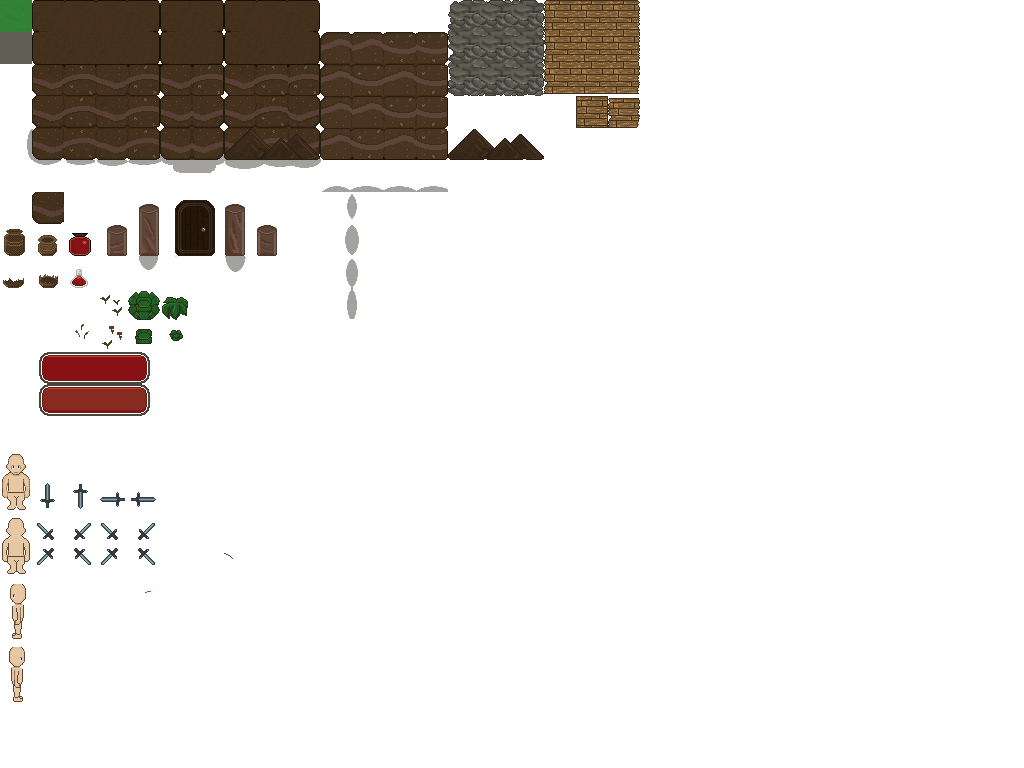
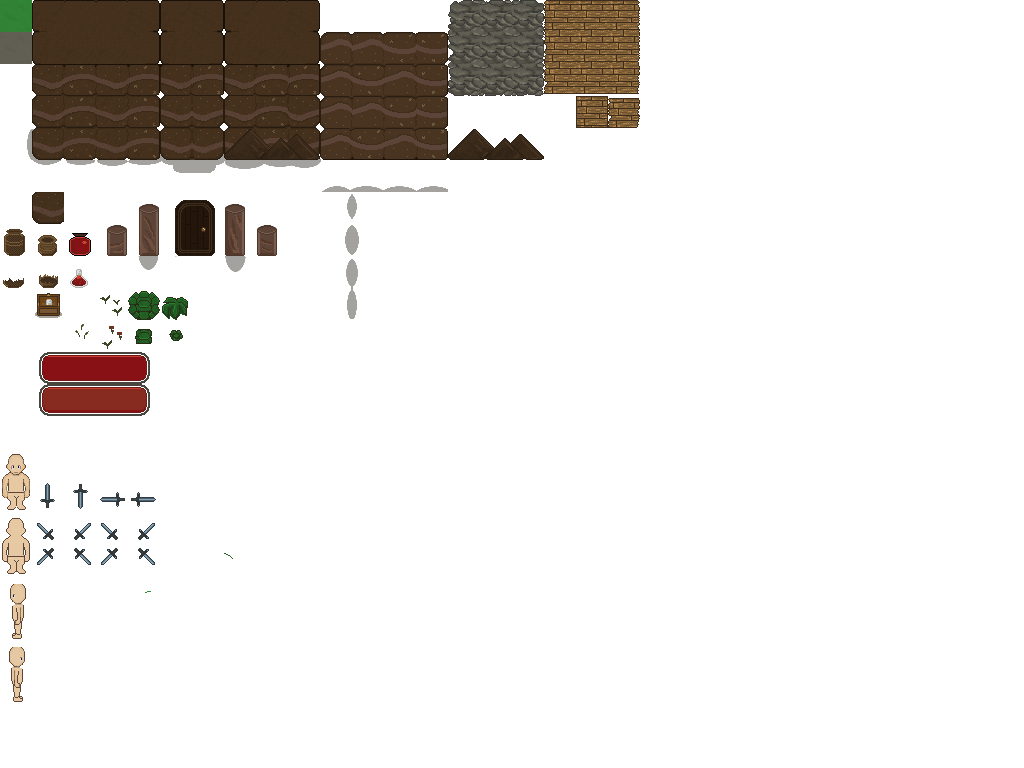
Layered file, before and after one edit (1024 x 768). Changes by layer:
removed layer "Objects" over <box>35,293,62,318</box>
removed layer "Shade" (was 50%) over <box>35,293,62,318</box>
removed layer "Dungeon tile color" (was color) over <box>0,36,32,63</box>
removed layer "Dungeon Tile" over <box>0,36,32,63</box>
painted on "Hero shading" over <box>0,36,62,318</box>
